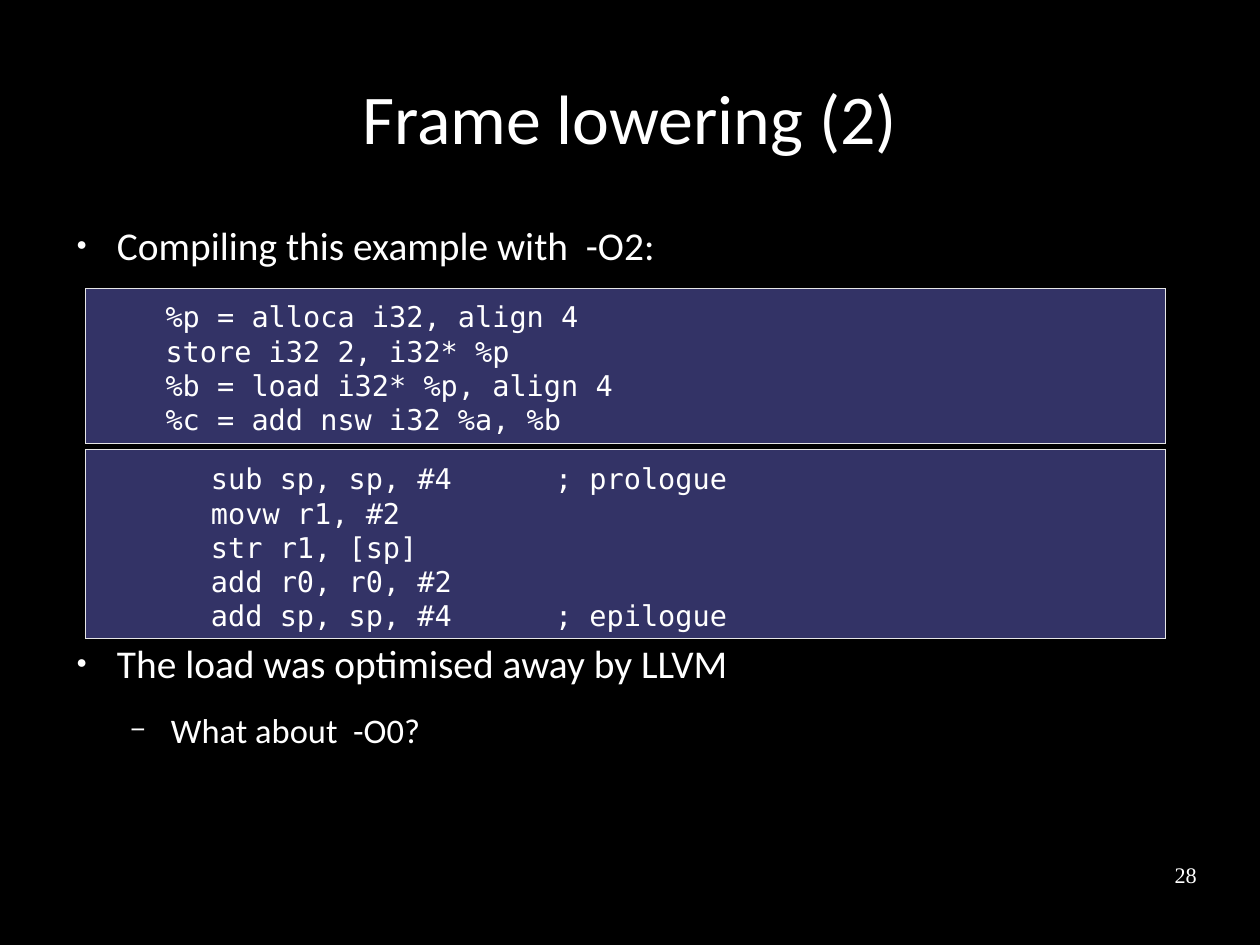
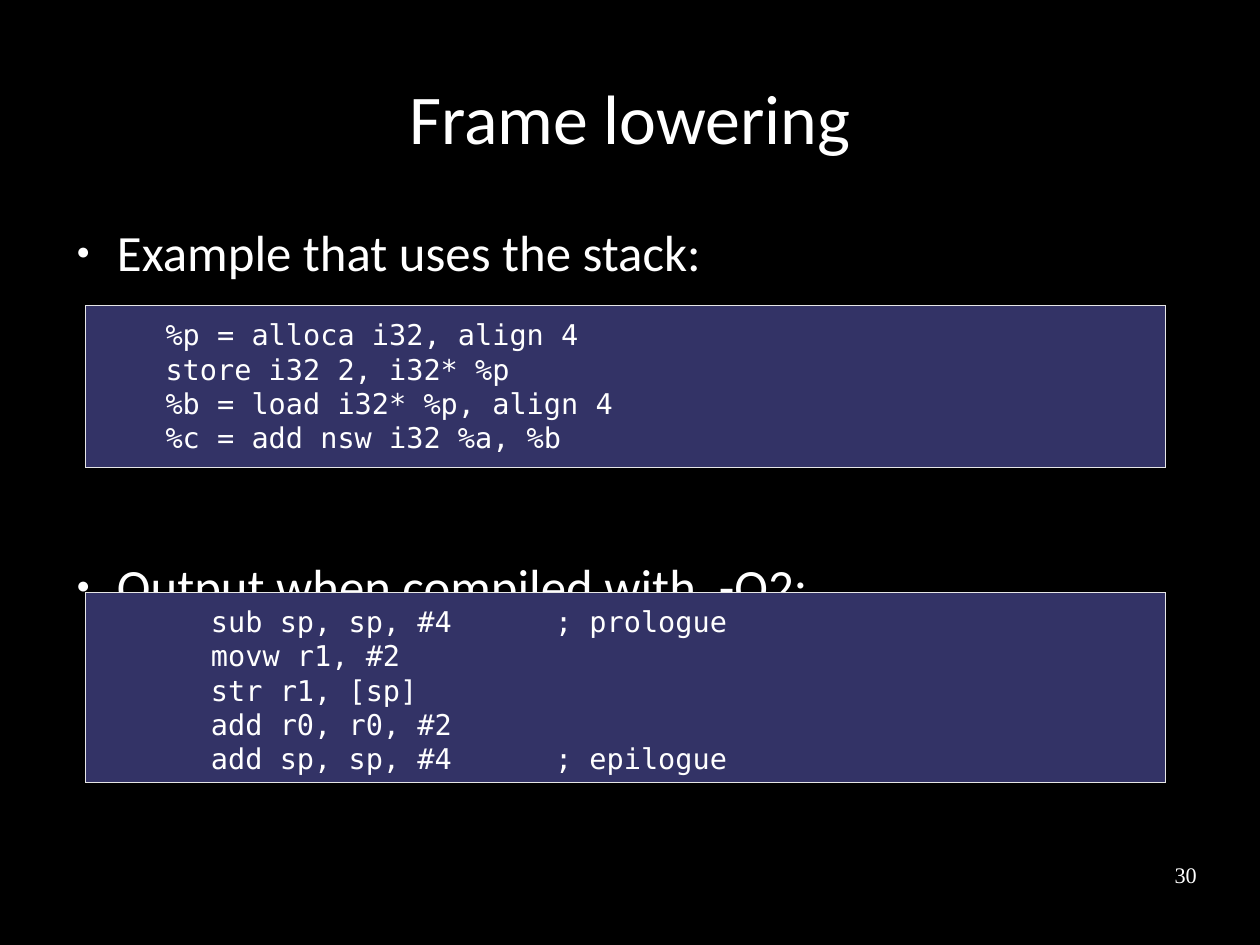
Before and after one commit to frasercrmck/llvm-leg, a slide deck: slide 30 of docs/Codeplay/Slides.odp (slide 28 before the commit). Drawn at 1260x945 pixels with LibreOffice and Linux fonts; fonts in the diff are those of the drawing. Boxes give left, top, right and bottom in pixels: in the first picture for what was removed or moved away, otherwise in the second. Text is boxed around its words. In the diff, an @@ line names an element or a change of style, - is before the commit and + after.

```diff
--- a/docs/Codeplay/Slides.odp
+++ b/docs/Codeplay/Slides.odp
@@ title at (x1=409, y1=95, x2=850, y2=156): text changed @@
-Frame lowering (2)
+Frame lowering
@@ text at (x1=117, y1=235, x2=807, y2=617): text changed; size 24.8 to 32 pt @@
-● Compiling this example with -O2:
-● The load was optimised away by LLVM
-  − What about -O0?
+● Example that uses the stack:
+● Output when compiled with -O2:
@@ rectangle "%p = alloca i32, align ..." resized from (x1=86, y1=288, x2=1166, y2=444) to (x1=86, y1=306, x2=1166, y2=469) @@
@@ rectangle "sub sp, sp, #4 ; ..." moved from (x1=86, y1=450, x2=1166, y2=639) to (x1=86, y1=593, x2=1166, y2=783) @@
@@ page number at (x1=1175, y1=868, x2=1197, y2=884): text changed @@
-28
+30
```
Also in this commit, not shown: 33 other slides changed, 4 slides added, 1 slide removed.
